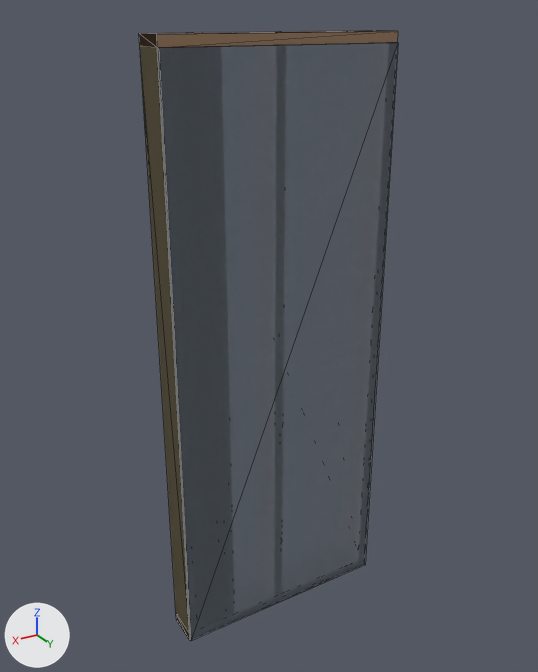
Before and after pictures for a commit that changed the glTF model panels/EX6_GF.glb.
Both versions are drawn from a 50 mm camera at (1.41, 2.3, 1.24) aimed at (0.01, -0.04, 0.07). Every picture has the same lights, and +X, +Y and +Z are marked at lower left. The first picture is the older version. Mesh edges are drawn as thin lines. Vertices at exactly the same position are counted once.

The first picture shows 'EX6 GF'.
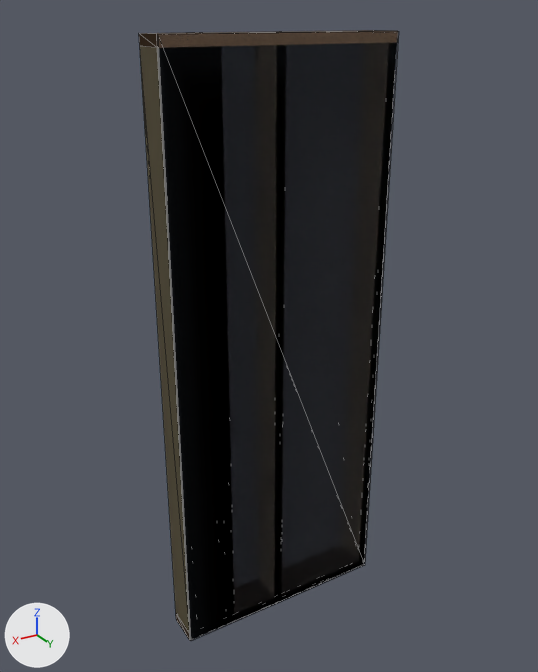
What differs and where, as boxes (x1, y1, x2, y2) in the pictures (538 x 672 px; the box of a moved part takes in the faces that stretch with it):
```json
{"object": "EX6 GF", "change": "reshaped", "before": [139, 30, 398, 641], "after": [139, 30, 399, 641]}
{"part": 1, "of": "me_ex6_gf", "change": "moved or reshaped", "before": [158, 42, 398, 641], "after": [157, 31, 399, 641]}
```

Scene script edits in JSON lines:
```json
{"block": "me_ex6_gf", "where": "me_ex6_gf.from_pydata(...)  # 88 vertices, 132 faces, 132 loose edges; spans x -0.46..0.46, y -0.07..0.07, z -1.19..1.19"}
{"block": "me_ex6_gf", "where": "# used by ob_ex6_gf; location = (0.0, 0.0, 0.0)"}
{"block": "me_ex6_gf", "change": "me_ex6_gf part 1"}
{"op": "set", "path": "me_ex6_gf.vertices[41].co", "old": "(-0.46, 0.07, -1.19)", "new": "(0.46, 0.07, -1.19)", "note": "pixel (364, 564) -> pixel (191, 641)"}
{"op": "set", "path": "me_ex6_gf.vertices[42].co", "old": "(0.46, 0.07, -1.19)", "new": "(0.46, 0.07, 1.19)", "note": "pixel (190, 639) -> pixel (158, 34)"}
{"op": "set", "path": "me_ex6_gf.vertices[43].co", "old": "(0.46, 0.07, -1.19)", "new": "(-0.46, 0.07, 1.19)", "note": "pixel (191, 641) -> pixel (399, 31)"}
{"op": "set", "path": "me_ex6_gf.vertices[44].co", "old": "(0.46, 0.07, 1.15)", "new": "(-0.46, 0.07, -1.19)", "note": "pixel (157, 47) -> pixel (364, 564)"}
{"op": "set", "path": "me_ex6_gf.vertices[45].co", "old": "(0.46, 0.07, 1.15)", "new": "(-0.46, 0.07, 1.19)", "note": "pixel (159, 47) -> pixel (397, 31)"}
{"op": "set", "path": "me_ex6_gf.vertices[46].co", "old": "(-0.46, 0.07, 1.15)", "new": "(0.46, 0.07, 1.19)", "note": "pixel (396, 42) -> pixel (157, 34)"}
{"op": "set", "path": "me_ex6_gf.vertices[47].co", "old": "(-0.46, 0.07, 1.15)", "new": "(0.46, 0.07, -1.19)", "note": "pixel (398, 42) -> pixel (190, 639)"}
```
